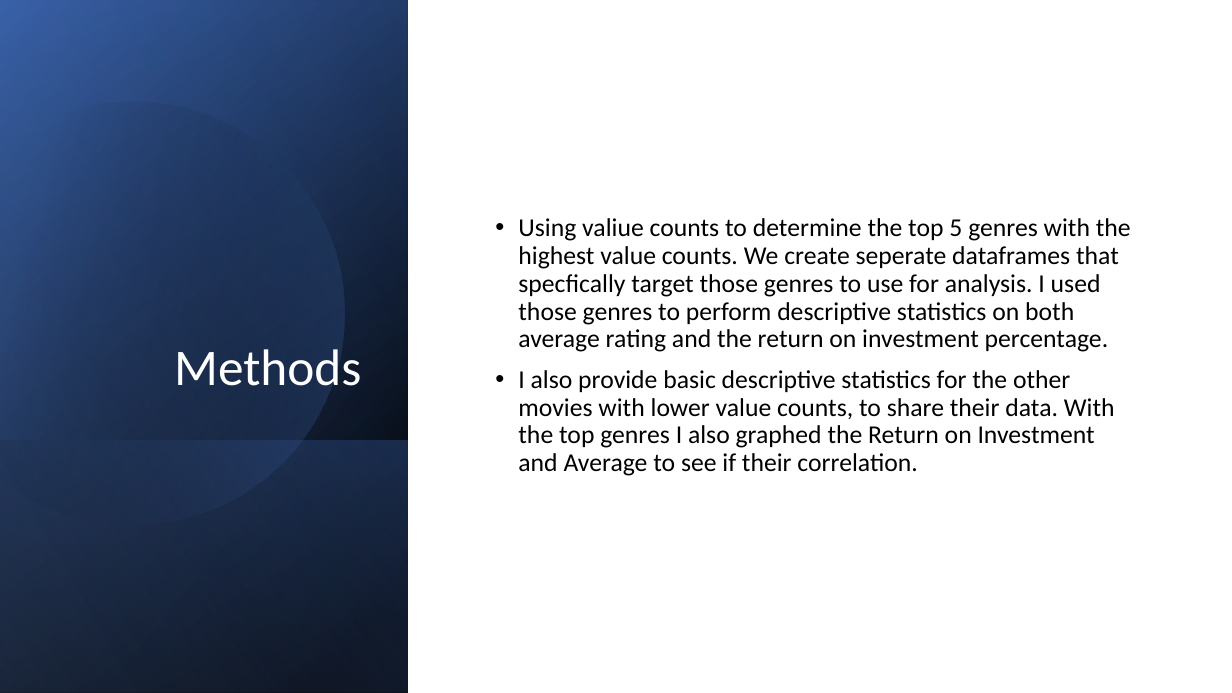
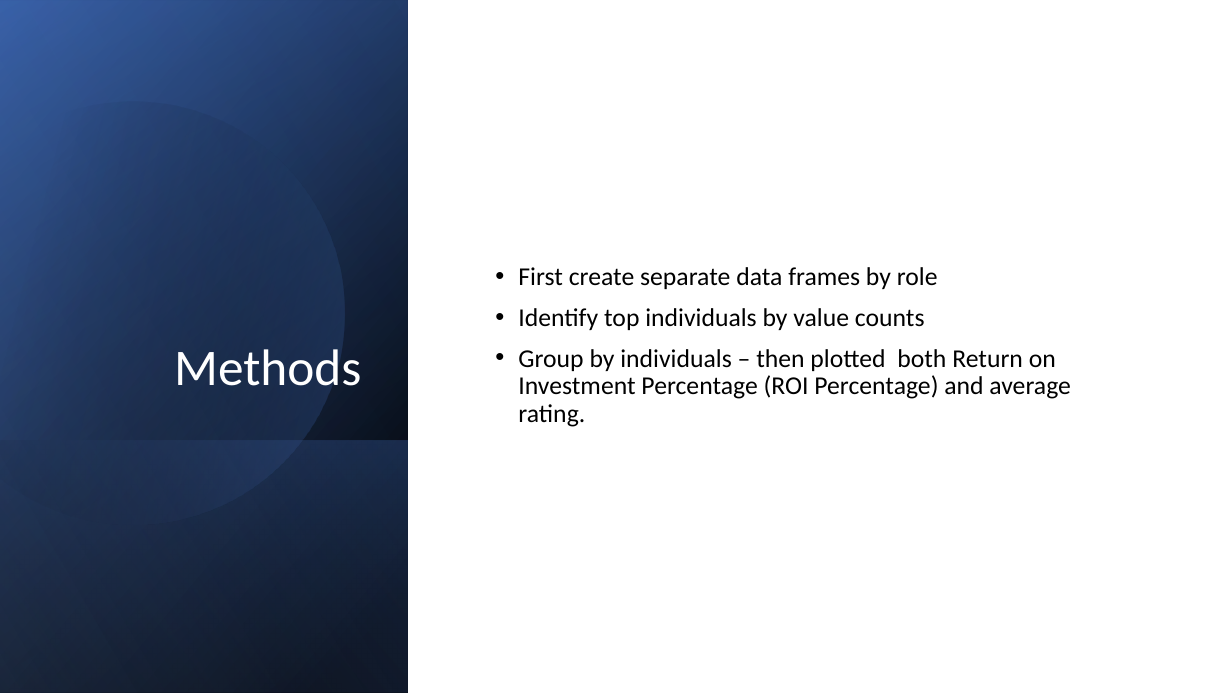
Before and after one commit to carlos-marin1742/dsc-phase-1-project-v2-3, a slide deck: slide 6 of Project 1 Presentation.pptx. Drawn at 1232x693 pixels with LibreOffice and Linux fonts; fonts in the diff are those of the drawing. Boxes give left, top, right and bottom in pixels: in the first picture for what was removed or moved away, otherwise in the second. Text is boxed around its words. In the diff, an @@ line names an element or a change of style, - is before the commit and + after.

```diff
--- a/Project 1 Presentation.pptx
+++ b/Project 1 Presentation.pptx
@@ text at (518, 267, 1070, 427): text changed @@
-• Using valiue counts to determine the top 5 genres with the highest value counts. We create seperate dataframes that specfically target those genres to use for analysis. I used those genres to perform descriptive statistics on both average rating and the return on investment percentage.
-• I also provide basic descriptive statistics for the other movies with lower value counts, to share their data. With the top genres I also graphed the Return on Investment and Average to see if their correlation.
+• First create separate data frames by role
+• Identify top individuals by value counts
+• Group by individuals – then plotted both Return on Investment Percentage (ROI Percentage) and average rating.
```
Also in this commit, not shown: 6 other slides changed, 6 slides added, 2 slides removed, 1 other file.
